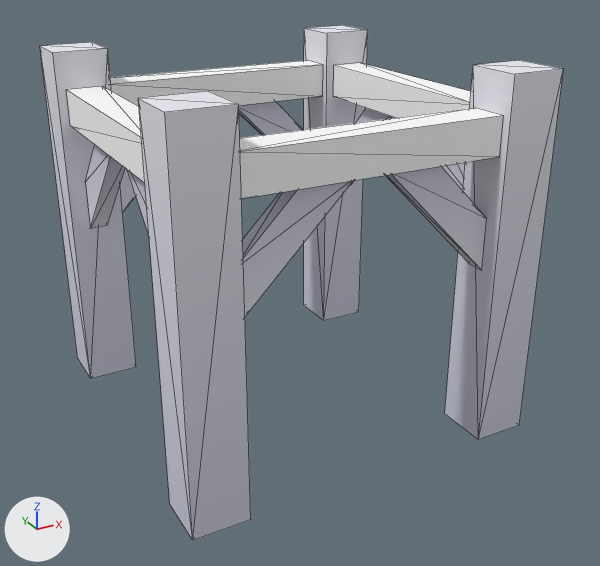
Renders of the glTF model kenney/mini-dungeon/wood-structure.glb from each side of a commit.
Camera for both pictures: a camera (50 mm lens) standing at (-1.022, -1.967, 1.329) and looking at (0.021, -0.071, 0.381). The lights are fixed; the arrows at lower left show +X, +Y and +Z. The older version comes first. Mesh edges are drawn as thin lines. Vertices at exactly the same position are counted once.

Names of what the first picture shows: 'wood-structure'.
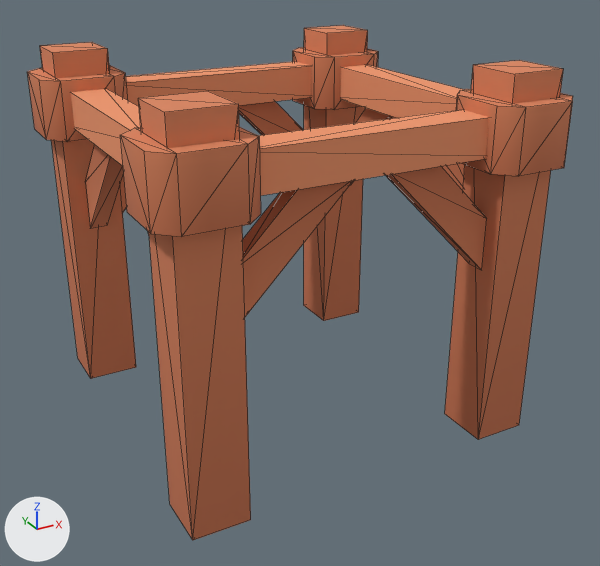
What the commit changed:
me_wood_structure is used by ob_wood_structure; location (0.0, 0.0, 0.0).
me_wood_structure had 128 vertices, 144 faces and spanned x -0.5..0.5, y -0.5..0.5, z 0.0..1.0.
me_wood_structure now has 192 vertices, 256 faces and spans x -0.544..0.544, y -0.544..0.544, z 0.0..1.0.
me_wood_structure part 1: a new loose piece of 16 vertices spanning x 0.306..0.544, y 0.306..0.544, z 0.768..0.932, in mat_colormap.
me_wood_structure part 2: a new loose piece of 16 vertices spanning x -0.544..-0.306, y 0.306..0.544, z 0.768..0.932, in mat_colormap.
me_wood_structure part 3: a new loose piece of 16 vertices spanning x 0.306..0.544, y -0.544..-0.306, z 0.768..0.932, in mat_colormap.
me_wood_structure part 4: a new loose piece of 16 vertices spanning x -0.544..-0.306, y -0.544..-0.306, z 0.768..0.932, in mat_colormap.
me_wood_structure part 5: 144 kept faces spanning x -0.5..0.5, y -0.5..0.5, z 0.0..1.0 get new texture (UV) coordinates.

Boxes (x1, y1, x2, y2) around the edits, measured in the pictures (600 x 566 px):
'wood-structure', reshaped
    before: (40, 25, 563, 540)
    after: (27, 25, 573, 540)
part 1 of me_wood_structure, added (brown)
    after: (293, 47, 378, 110)
part 2 of me_wood_structure, added (brown)
    after: (27, 65, 127, 141)
part 3 of me_wood_structure, added (brown)
    after: (456, 89, 573, 176)
part 4 of me_wood_structure, added (brown)
    after: (120, 127, 261, 237)
part 5 of me_wood_structure, surface changed (grey to brown)
    both: (40, 25, 563, 540)
